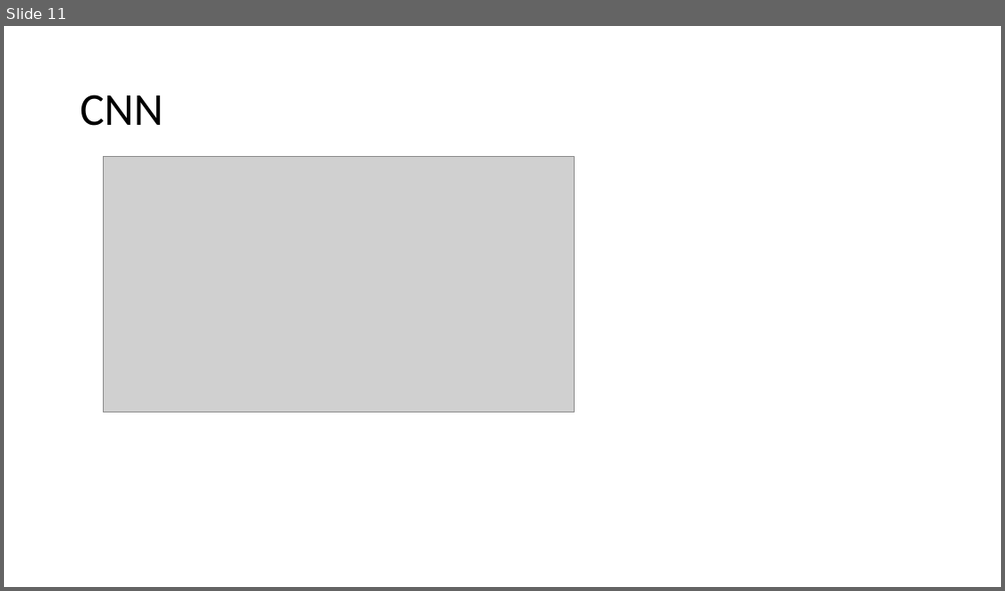
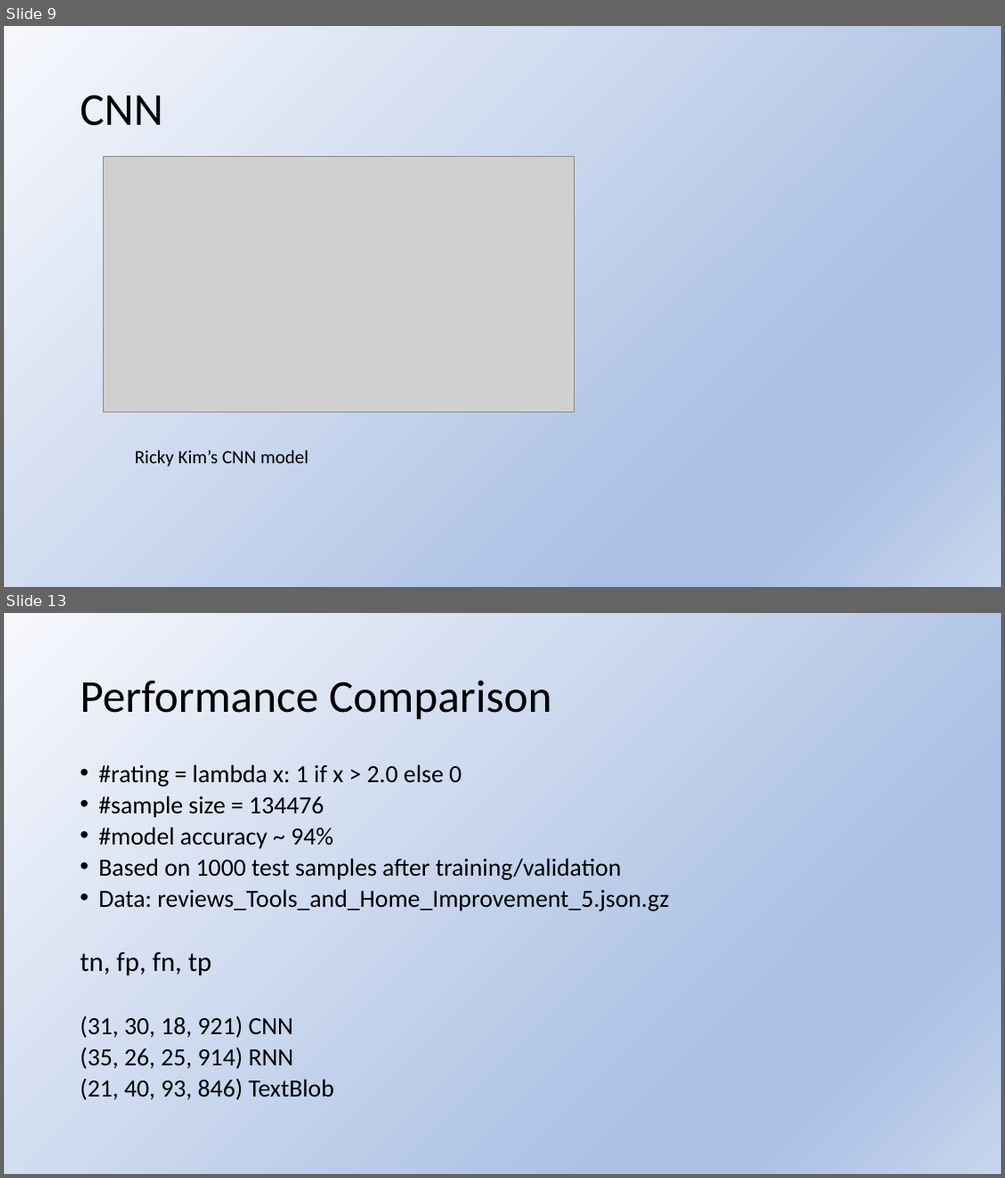
Before and after one commit to tonenguyen/NLP, a slide deck: SentimentalAnalysis.pptx. Shown one above the other, each under a label of ours: slide 11 before the commit, slides 9 and 13 after it; the slides between them are not shown. The pictures are 1005x591 and 1005x1178 pixels, drawn with LibreOffice and Linux fonts; fonts in the diff are those of the drawing; grey boxes stand for pictures. Boxes give left, top, right and bottom in pixels: in the first picture for what was removed or moved away, otherwise in the second. Text is boxed around its words. In the diff, an @@ line names an element or a change of style, - is before the commit and + after.

```diff
--- a/SentimentalAnalysis.pptx
+++ b/SentimentalAnalysis.pptx
@@ slide 13 added at <box>4,613,1001,1174</box>, background gradient #F6F8FC to #ABC0E4 to #C7D5ED @@
@@ title added at <box>80,680,552,720</box>, 44 pt, text #000000 @@
+Performance Comparison
@@ text added at <box>80,764,669,1100</box>, 23.8 pt, text #000000 @@
+• #rating = lambda x: 1 if x > 2.0 else 0
+• #sample size = 134476
+• #model accuracy ~ 94%
+• Based on 1000 test samples after training/validation
+• Data: reviews_Tools_and_Home_Improvement_5.json.gz
+tn, fp, fn, tp
+(31, 30, 18, 921) CNN
+(35, 26, 25, 914) RNN
+(21, 40, 93, 846) TextBlob
@@ what was slide 11 is now slide 9 @@
@@ slide 9 changed as well @@
@@ background #FFFFFF to gradient #F6F8FC to #ABC0E4 to #C7D5ED @@
@@ text added at <box>135,450,308,467</box>, 18 pt, text #000000 @@
+Ricky Kim’s CNN model
```
Also in this commit, not shown: 9 other slides changed, 6 other slides added, 3 slides removed, 13 other files.
